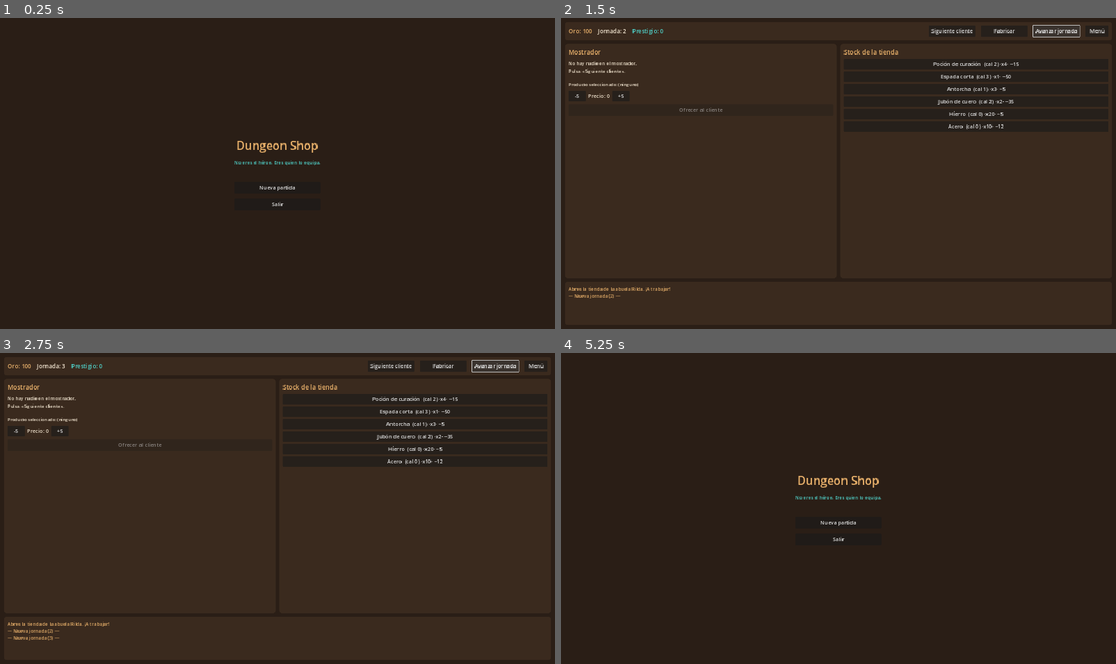
Above: before the commit, frames 1-4 (two rows, left to right).
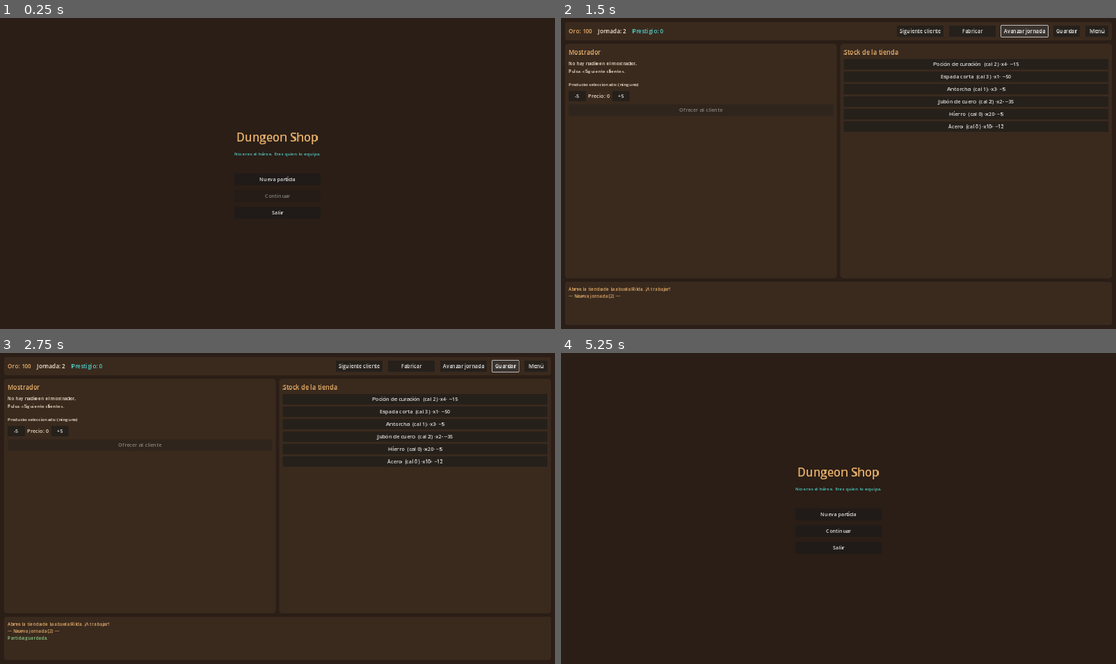
Above: after the commit, the same moments.

Repository: luckyvalentinaguirre-bot/DungeonShop
Game: Godot game, scene res://scenes/main_menu/MainMenu.tscn
The game is run twice, just before and just after one commit, with the same random seed, the same clock (stepped at 60 frames per second) and the same inputs.
Inputs (mouse positions are in pixels of both pictures, inside the frame that each line leads up to):
- Up to frame 1 (0.25 s): no input
- Up to frame 2 (1.5 s): click "Nueva partida" at 0.5 s; click "Avanzar jornada" at 1.25 s
- Up to frame 3 (2.75 s): click (505, 365) at 2 s, where only the run after the commit has a clickable "Guardar"
- Up to frame 4 (5.25 s): click "Siguiente cliente" at 2.75 s; click "Fabricar" at 3.5 s; click "Volver a la tienda" at 4.25 s; click "Menú" at 5 s

The runs differ from the first frame. In frame 1, 0.7% of the frame differs, in the area x 42-58%, y 36-64%; in frame 2, 0.3%; in frame 3, 0.4%; in frame 4, 0.7%.

Commit message:
Sistemas (lote 3): diálogos y guardado
- Diálogos: DialogueLine + DialogueData + DialogueRunner (motor propio ligero,
  data-driven). Recorre líneas; base para ramificación futura.
- Guardado: GameState.capture_state()/restore_state() (JSON-safe, versionado);
  SaveManager (autoload) guarda/carga en user://saves/ con respaldo. Las
  restauraciones normalizan claves numéricas/StringName tras pasar por JSON.
- GameState hecho seguro fuera del árbol (helper _bus() + guardas is_inside_tree)
  para poder testear el guardado en headless.
- UI: botón "Guardar" en la tienda y "Continuar" en el menú (carga slot 1).
- Tests: diálogos y guardado (captura->JSON->restauración conserva jornada, oro,
  herrería, reputación y stock). Runner actualizado.

Co-Authored-By: Claude Opus 4.8 <noreply@anthropic.com>
Claude-Session: https://claude.ai/code/session_01BvQJaW7W6TmoPXUchrmyos

Diff:
--- a/project.godot
+++ b/project.godot
@@ -19,10 +19,10 @@
 [autoload]
 
 ; --- Core managers (order matters: dependencies first) ---
-; Se activan los autoloads ya implementados. Pendientes de su fase:
-;   SaveManager (Fase 8), AudioManager (Fase 7-pulido).
+; Pendiente de su fase: AudioManager (pulido).
 EventBus="*res://scripts/managers/EventBus.gd"
 GameConfig="*res://scripts/managers/GameConfig.gd"
+SaveManager="*res://scripts/save/SaveManager.gd"
 GameState="*res://scripts/managers/GameState.gd"
 SceneRouter="*res://scripts/managers/SceneRouter.gd"
 
--- /dev/null
+++ b/scripts/data/DialogueData.gd
@@ -0,0 +1,8 @@
+class_name DialogueData
+extends Resource
+## Un diálogo completo: una secuencia de líneas. Data-driven (motor propio, decisión
+## de Fase 7). La ramificación con opciones se añade sobre esta base. Ver
+## docs/systems/10_Dialogue.md §2-3.
+
+@export var id: StringName = &""
+@export var lines: Array = []  # DialogueLine
--- /dev/null
+++ b/scripts/data/DialogueLine.gd
@@ -0,0 +1,9 @@
+class_name DialogueLine
+extends Resource
+## Una línea de diálogo: quién habla y qué dice (clave i18n en producción).
+## Ver docs/systems/10_Dialogue.md §3.
+
+@export var speaker: String = ""
+@export_multiline var text: String = ""
+## Emoción/retrato a mostrar (opcional).
+@export var emotion: StringName = &"neutral"
--- a/scripts/economy/DemandModel.gd
+++ b/scripts/economy/DemandModel.gd
@@ -43,4 +43,8 @@
 	return _demand.duplicate()
 
 func restore_state(data: Dictionary) -> void:
-	_demand = data.duplicate()
+	# Las claves de categoría pueden llegar como texto (tras pasar por JSON): se
+	# normalizan a int.
+	_demand.clear()
+	for key in data.keys():
+		_demand[int(key)] = float(data[key])
--- a/scripts/managers/GameState.gd
+++ b/scripts/managers/GameState.gd
@@ -120,7 +120,7 @@
 
 ## Alimenta una estadística de progreso y aplica misiones/logros que se completen.
 func _record_progress(stat_name: StringName, amount: int) -> void:
-	var bus := get_node_or_null("/root/EventBus")
+	var bus := _bus()
 	for q in quests.record(stat_name, amount):
 		if q.reward_gold > 0:
 			player_wallet.receive(q.reward_gold)
@@ -149,7 +149,7 @@
 		return false
 	player_wallet.pay(cost)
 	stock.add(ItemInstance.new(mat, 0, qty))
-	var bus := get_node_or_null("/root/EventBus")
+	var bus := _bus()
 	if bus != null:
 		bus.emit_signal("material_purchased", mat, qty, cost)
 	return true
@@ -167,7 +167,7 @@
 			economy.market.advance_week()
 			_maybe_trigger_events()
 	day_changed.emit(day)
-	var bus := get_node_or_null("/root/EventBus")
+	var bus := _bus()
 	if bus != null:
 		bus.emit_signal("day_advanced", day)
 
@@ -180,17 +180,61 @@
 		if rng.randf() < event.weekly_chance:
 			events.start(event, economy.demand)
 			event_started.emit(event)
-			var bus := get_node_or_null("/root/EventBus")
+			var bus := _bus()
 			if bus != null:
 				bus.emit_signal("event_started", event)
 
+## Devuelve el autoload EventBus, o null si no estamos en el árbol (p. ej. en tests).
+func _bus() -> Node:
+	if not is_inside_tree():
+		return null
+	return get_node_or_null("/root/EventBus")
+
 func _config() -> EconomyConfig:
-	var gc := get_node_or_null("/root/GameConfig")
-	if gc != null:
-		var e = gc.get("economy")
-		if e != null:
-			return e
+	if is_inside_tree():
+		var gc := get_node_or_null("/root/GameConfig")
+		if gc != null:
+			var e = gc.get("economy")
+			if e != null:
+				return e
 	return EconomyConfig.new()
+
+# ------------------------------------------------------------------- Guardado
+const SAVE_VERSION := 1
+
+## Serializa el estado de la partida a un diccionario (JSON-safe).
+## Ver docs/systems/08_Save.md.
+func capture_state() -> Dictionary:
+	return {
+		"version": SAVE_VERSION,
+		"day": day,
+		"gold": player_wallet.balance,
+		"skills": skills.capture_state(),
+		"reputation": reputation.capture_state(),
+		"demand": economy.demand.capture_state(),
+		"stock": stock.capture_state(),
+	}
+
+## Reconstruye la partida desde un diccionario. Requiere que los servicios ya
+## existan (llama antes a new_game si hace falta).
+func restore_state(data: Dictionary) -> void:
+	if economy == null:
+		new_game()
+	day = int(data.get("day", 1))
+	player_wallet.balance = int(data.get("gold", 0))
+	skills.restore_state(data.get("skills", {}))
+	reputation.restore_state(data.get("reputation", {}))
+	economy.demand.restore_state(data.get("demand", {}))
+	_restore_stock(data.get("stock", []))
+	day_changed.emit(day)
+	gold_changed.emit(player_wallet.balance)
+
+func _restore_stock(entries: Array) -> void:
+	stock = Inventory.new(64)
+	for entry in entries:
+		var data := item_db.get_item(StringName(entry.get("id", "")))
+		if data != null:
+			stock.add(ItemInstance.new(data, int(entry.get("quality", 0)), int(entry.get("quantity", 1))))
 
 ## Contenido inicial de progresión (semilla en código; migrará a resources/ al crecer).
 func _seed_progression_content() -> void:
--- /dev/null
+++ b/scripts/save/SaveManager.gd
@@ -0,0 +1,59 @@
+extends Node
+## Guardar/cargar la partida en user://saves/ como JSON versionado, con copia de
+## respaldo del guardado anterior. Orquesta: pide a GameState su estado y se lo
+## devuelve; no conoce el contenido de cada sección. Autoload.
+## Ver docs/systems/08_Save.md.
+##
+## NO declara class_name para no chocar con el nombre del singleton.
+
+const SAVE_DIR := "user://saves/"
+const SLOT_COUNT := 3
+
+func _slot_path(slot: int) -> String:
+	return SAVE_DIR + "slot_%02d.json" % slot
+
+func has_save(slot: int) -> bool:
+	return FileAccess.file_exists(_slot_path(slot))
+
+## Guarda la partida en un slot. Devuelve true si se escribió correctamente.
+func save_game(slot: int) -> bool:
+	DirAccess.make_dir_recursive_absolute(SAVE_DIR)
+	var path := _slot_path(slot)
+	# Respaldo del guardado anterior antes de sobrescribir.
+	if FileAccess.file_exists(path):
+		var prev := FileAccess.open(path, FileAccess.READ)
+		if prev != null:
+			var prev_text := prev.get_as_text()
+			prev.close()
+			var bak := FileAccess.open(path + ".bak", FileAccess.WRITE)
+			if bak != null:
+				bak.store_string(prev_text)
+				bak.close()
+	var file := FileAccess.open(path, FileAccess.WRITE)
+	if file == null:
+		return false
+	file.store_string(JSON.stringify(GameState.capture_state(), "\t"))
+	file.close()
+	var bus := get_node_or_null("/root/EventBus")
+	if bus != null:
+		bus.emit_signal("game_saved", slot)
+	return true
+
+## Carga la partida de un slot. Devuelve true si se cargó correctamente.
+func load_game(slot: int) -> bool:
+	var path := _slot_path(slot)
+	if not FileAccess.file_exists(path):
+		return false
+	var file := FileAccess.open(path, FileAccess.READ)
+	if file == null:
+		return false
+	var text := file.get_as_text()
+	file.close()
+	var parsed = JSON.parse_string(text)
+	if typeof(parsed) != TYPE_DICTIONARY:
+		return false
+	GameState.restore_state(parsed)
+	var bus := get_node_or_null("/root/EventBus")
+	if bus != null:
+		bus.emit_signal("game_loaded", slot)
+	return true
--- /dev/null
+++ b/scripts/systems/DialogueRunner.gd
@@ -0,0 +1,30 @@
+class_name DialogueRunner
+extends RefCounted
+## Recorre un DialogueData línea a línea. Puro y testeable; la UI (DialogueView) solo
+## consulta la línea actual y avanza. Ver docs/systems/10_Dialogue.md §6.
+
+var _lines: Array = []
+var _index: int = -1
+
+## Empieza un diálogo (deja el cursor antes de la primera línea).
+func start(data: DialogueData) -> void:
+	_lines = data.lines.duplicate() if data != null else []
+	_index = -1
+
+func has_next() -> bool:
+	return _index + 1 < _lines.size()
+
+## Avanza a la siguiente línea y la devuelve (o null si no hay más).
+func advance() -> DialogueLine:
+	if has_next():
+		_index += 1
+		return _lines[_index]
+	return null
+
+func current() -> DialogueLine:
+	if _index >= 0 and _index < _lines.size():
+		return _lines[_index]
+	return null
+
+func is_finished() -> bool:
+	return _index >= _lines.size() - 1
--- a/scripts/systems/PlayerSkills.gd
+++ b/scripts/systems/PlayerSkills.gd
@@ -47,7 +47,14 @@
 	return {"levels": _levels.duplicate(), "xp": _xp.duplicate()}
 
 func restore_state(data: Dictionary) -> void:
+	# Las claves (ids de habilidad) se normalizan a StringName tras pasar por JSON.
+	_levels.clear()
+	_xp.clear()
 	var lv = data.get("levels", {})
 	var xp = data.get("xp", {})
-	_levels = (lv as Dictionary).duplicate() if lv is Dictionary else {}
-	_xp = (xp as Dictionary).duplicate() if xp is Dictionary else {}
+	if lv is Dictionary:
+		for key in lv.keys():
+			_levels[StringName(key)] = int(lv[key])
+	if xp is Dictionary:
+		for key in xp.keys():
+			_xp[StringName(key)] = int(xp[key])
--- a/scripts/systems/ReputationSystem.gd
+++ b/scripts/systems/ReputationSystem.gd
@@ -57,5 +57,8 @@
 
 func restore_state(data: Dictionary) -> void:
 	_prestige = float(data.get("prestige", 0.0))
+	_affinity.clear()
 	var aff = data.get("affinity", {})
-	_affinity = (aff as Dictionary).duplicate() if aff is Dictionary else {}
+	if aff is Dictionary:
+		for key in aff.keys():
+			_affinity[int(key)] = float(aff[key])
--- a/scripts/ui/MainMenu.gd
+++ b/scripts/ui/MainMenu.gd
@@ -24,6 +24,11 @@
 	new_game_btn.pressed.connect(_on_new_game)
 	box.add_child(new_game_btn)
 
+	var continue_btn := UiFactory.button("Continuar")
+	continue_btn.disabled = not SaveManager.has_save(1)
+	continue_btn.pressed.connect(_on_continue)
+	box.add_child(continue_btn)
+
 	var quit_btn := UiFactory.button("Salir")
 	quit_btn.pressed.connect(_on_quit)
 	box.add_child(quit_btn)
@@ -32,6 +37,10 @@
 	GameState.new_game()
 	SceneRouter.goto_shop()
 
+func _on_continue() -> void:
+	if SaveManager.load_game(1):
+		SceneRouter.goto_shop()
+
 func _on_quit() -> void:
 	get_tree().quit()
 
--- a/scripts/ui/ShopScreen.gd
+++ b/scripts/ui/ShopScreen.gd
@@ -84,6 +84,10 @@
 	var day_btn := UiFactory.button("Avanzar jornada")
 	day_btn.pressed.connect(_on_advance_day)
 	row.add_child(day_btn)
+	var save_btn := UiFactory.button("Guardar")
+	save_btn.custom_minimum_size = Vector2(90, 40)
+	save_btn.pressed.connect(_on_save)
+	row.add_child(save_btn)
 	var menu_btn := UiFactory.button("Menú")
 	menu_btn.custom_minimum_size = Vector2(80, 40)
 	menu_btn.pressed.connect(func() -> void: SceneRouter.goto_main_menu())
@@ -249,6 +253,10 @@
 	GameState.advance_day()
 	_log_line("[color=#e8b06a]— Nueva jornada (%d) —[/color]" % GameState.day)
 
+func _on_save() -> void:
+	if SaveManager.save_game(1):
+		_log_line("[color=#8fd08a]Partida guardada.[/color]")
+
 # ---------------------------------------------------------------- refrescos UI
 func _refresh_hud() -> void:
 	if _gold_label != null:
--- a/tests/run_tests.gd
+++ b/tests/run_tests.gd
@@ -36,6 +36,9 @@
 	preload("res://tests/unit/test_event_engine.gd"),
 	preload("res://tests/unit/test_quest_system.gd"),
 	preload("res://tests/unit/test_achievement_system.gd"),
+	# Diálogos y guardado
+	preload("res://tests/unit/test_dialogue_runner.gd"),
+	preload("res://tests/unit/test_save_roundtrip.gd"),
 ]
 
 func _initialize() -> void:
--- /dev/null
+++ b/tests/unit/test_dialogue_runner.gd
@@ -0,0 +1,37 @@
+extends Test
+## Tests de DialogueRunner. Ver docs/systems/10_Dialogue.md.
+
+func _line(speaker: String, text: String) -> DialogueLine:
+	var l := DialogueLine.new()
+	l.speaker = speaker
+	l.text = text
+	return l
+
+func _dialogue() -> DialogueData:
+	var d := DialogueData.new()
+	d.lines = [_line("Mabel", "¡Hola!"), _line("Mabel", "¿Tienes pociones?")]
+	return d
+
+func test_advances_through_lines() -> void:
+	var r := DialogueRunner.new()
+	r.start(_dialogue())
+	assert_true(r.has_next())
+	var first := r.advance()
+	assert_eq(first.text, "¡Hola!")
+	var second := r.advance()
+	assert_eq(second.speaker, "Mabel")
+	assert_eq(second.text, "¿Tienes pociones?")
+
+func test_finishes_after_last_line() -> void:
+	var r := DialogueRunner.new()
+	r.start(_dialogue())
+	r.advance()
+	r.advance()
+	assert_false(r.has_next())
+	assert_true(r.is_finished())
+	assert_true(r.advance() == null, "no hay más líneas")
+
+func test_empty_dialogue() -> void:
+	var r := DialogueRunner.new()
+	r.start(DialogueData.new())
+	assert_false(r.has_next())
--- /dev/null
+++ b/tests/unit/test_save_roundtrip.gd
@@ -0,0 +1,41 @@
+extends Test
+## Test de guardado: captura -> JSON -> restauración conserva el estado.
+## Ver docs/systems/08_Save.md. Es un test de integración ligero de GameState.
+
+const GameStateScript = preload("res://scripts/managers/GameState.gd")
+
+func _new_state():
+	var gs = GameStateScript.new()
+	gs.new_game()
+	return gs
+
+func test_capture_restore_preserves_core_state() -> void:
+	var gs = _new_state()
+	gs.day = 7
+	gs.player_wallet.balance = 1234
+	gs.skills.add_xp(PlayerSkills.SMITHING, 120)  # sube a nivel 2
+	gs.reputation.register_sale(GameEnums.Faction.GUILD, 0.9)
+
+	# Captura -> JSON -> parse (simula el paso por disco).
+	var text := JSON.stringify(gs.capture_state())
+	var parsed = JSON.parse_string(text)
+	assert_true(typeof(parsed) == TYPE_DICTIONARY, "el guardado es un diccionario JSON válido")
+
+	var gs2 = _new_state()
+	gs2.restore_state(parsed)
+	assert_eq(gs2.day, 7, "conserva la jornada")
+	assert_eq(gs2.gold(), 1234, "conserva el oro")
+	assert_eq(gs2.skills.level_of(PlayerSkills.SMITHING), 2, "conserva el nivel de herrería")
+	assert_true(gs2.reputation.affinity_of(GameEnums.Faction.GUILD) > 0.0, "conserva la reputación")
+	gs.free()
+	gs2.free()
+
+func test_stock_survives_save() -> void:
+	var gs = _new_state()
+	var before := gs.stock.count(&"weapon_short_sword")
+	var text := JSON.stringify(gs.capture_state())
+	var gs2 = _new_state()
+	gs2.restore_state(JSON.parse_string(text))
+	assert_eq(gs2.stock.count(&"weapon_short_sword"), before, "el stock se conserva")
+	gs.free()
+	gs2.free()
